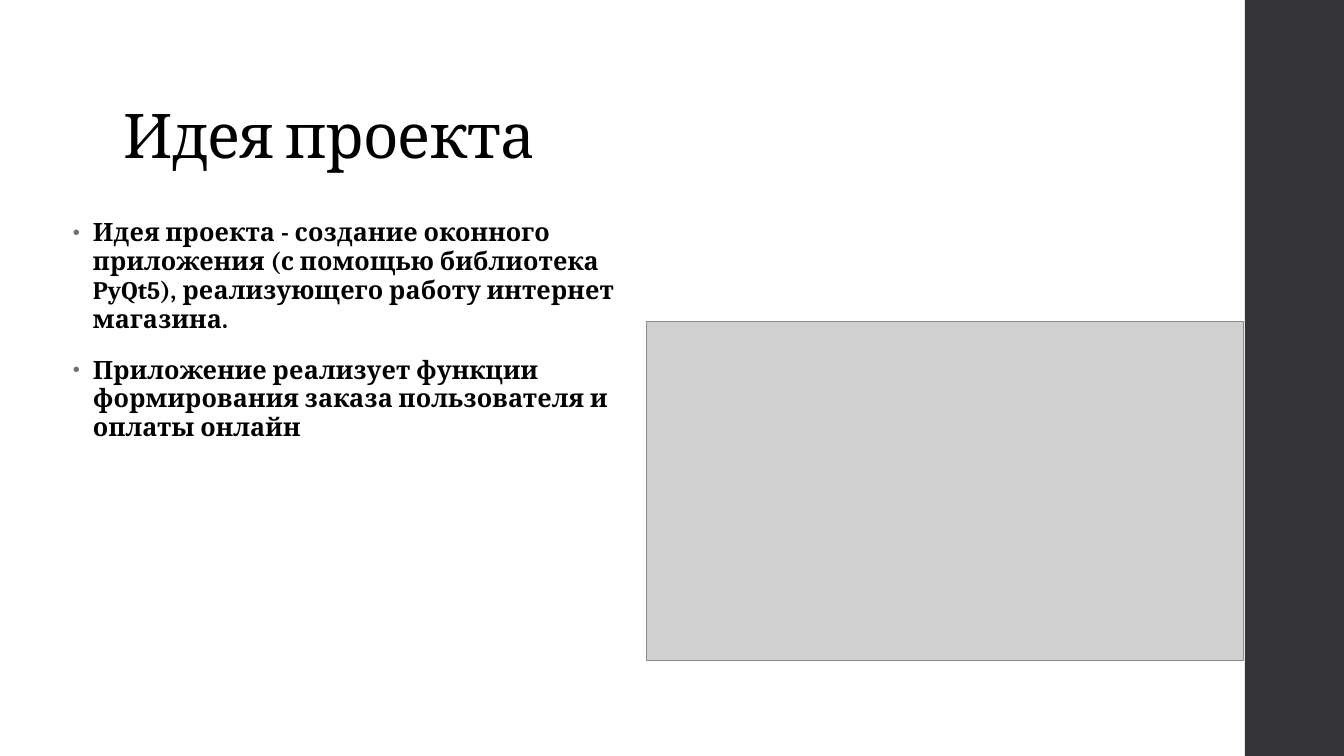
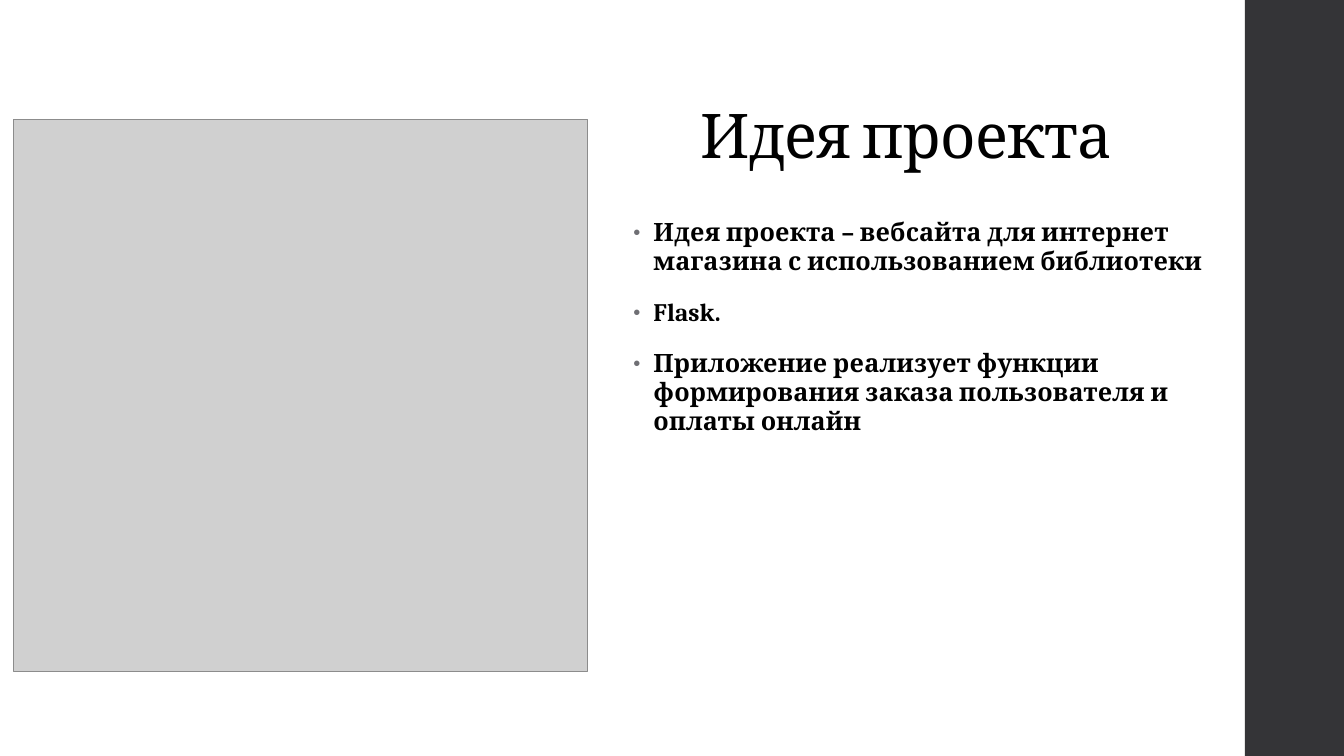
Before and after one commit to Asklit/WebOnlineStore, a slide deck: slide 2 of documents/online_store.pptx. Drawn at 1344x756 pixels with LibreOffice and Linux fonts; fonts in the diff are those of the drawing; grey boxes stand for pictures. Boxes give left, top, right and bottom in pixels: in the first picture for what was removed or moved away, otherwise in the second. Text is boxed around its words. In the diff, an @@ line names an element or a change of style, - is before the commit and + after.

```diff
--- a/documents/online_store.pptx
+++ b/documents/online_store.pptx
@@ title "Идея проекта": place and size @@
-title "Идея проекта" at box(123, 114, 536, 173)
+title "Идея проекта" at box(700, 114, 1113, 173)
@@ picture added at box(13, 120, 588, 671) @@
@@ text "Идея проекта – вебсайта для ...": place and size @@
-text "Идея проекта – вебсайта для ..." at box(93, 223, 614, 437)
+text "Идея проекта – вебсайта для ..." at box(653, 221, 1201, 431)
@@ text at box(653, 221, 1201, 322): text changed @@
-• Идея проекта - создание оконного приложения (с помощью библиотека PyQt5), реализующего работу интернет магазина.
+• Идея проекта – вебсайта для интернет магазина с использованием библиотеки
+• Flask.
@@ picture removed at box(646, 322, 1243, 660) @@
```
Also in this commit, not shown: 6 other slides changed, 1 slide added, 3 slides removed.
